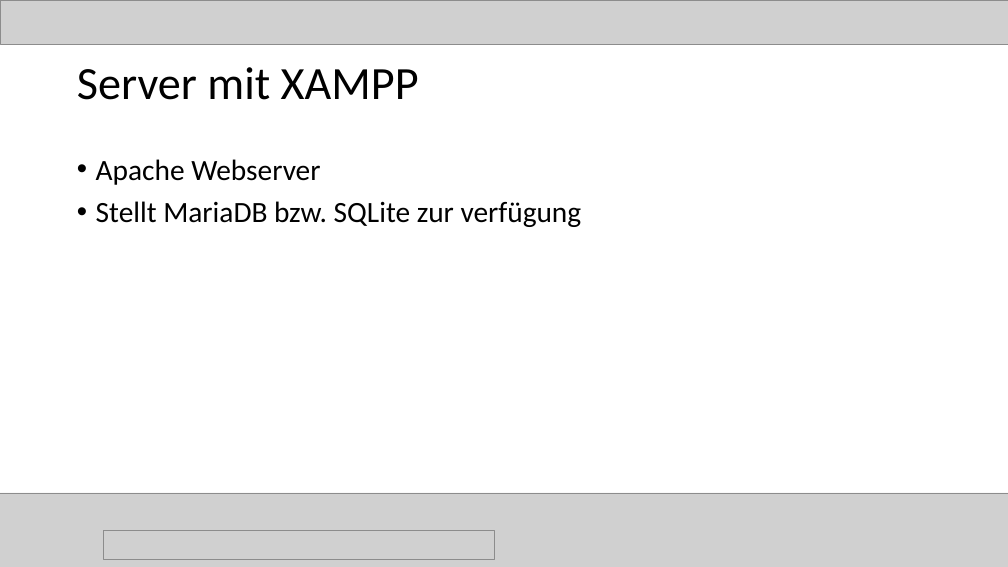
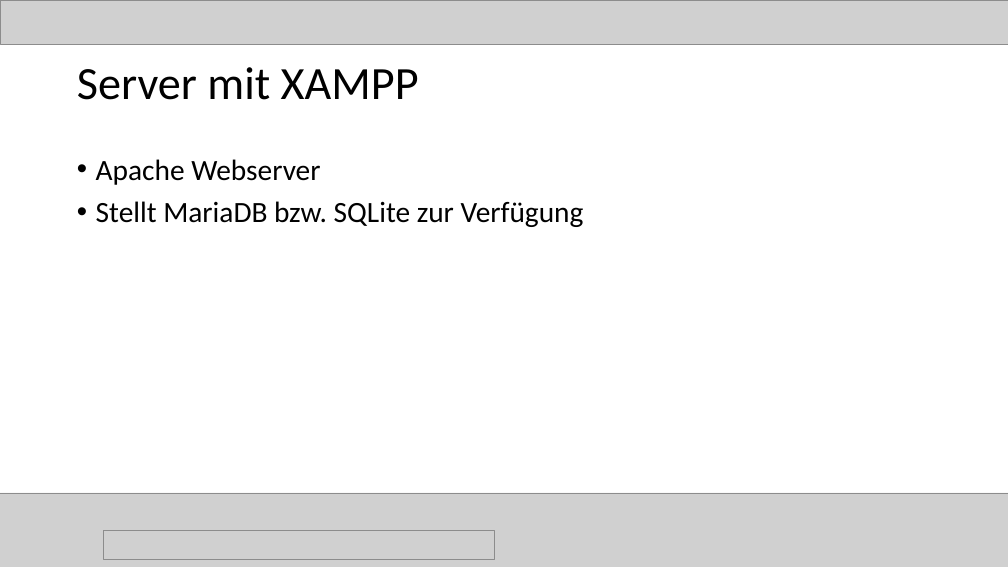
Before and after one commit to magharmi/StudentenFuerStudenten, a slide deck: slide 13 of Power Point/final.pptx. Drawn at 1008x567 pixels with LibreOffice and Linux fonts; fonts in the diff are those of the drawing; grey boxes stand for pictures. Boxes give left, top, right and bottom in pixels: in the first picture for what was removed or moved away, otherwise in the second. Text is boxed around its words. In the diff, an @@ line names an element or a change of style, - is before the commit and + after.

```diff
--- a/Power Point/final.pptx
+++ b/Power Point/final.pptx
@@ text at (x1=96, y1=201, x2=584, y2=227): text changed @@
-• Stellt MariaDB bzw. SQLite zur verfügung
+• Stellt MariaDB bzw. SQLite zur Verfügung
```
Also in this commit, not shown: 8 other slides changed.
